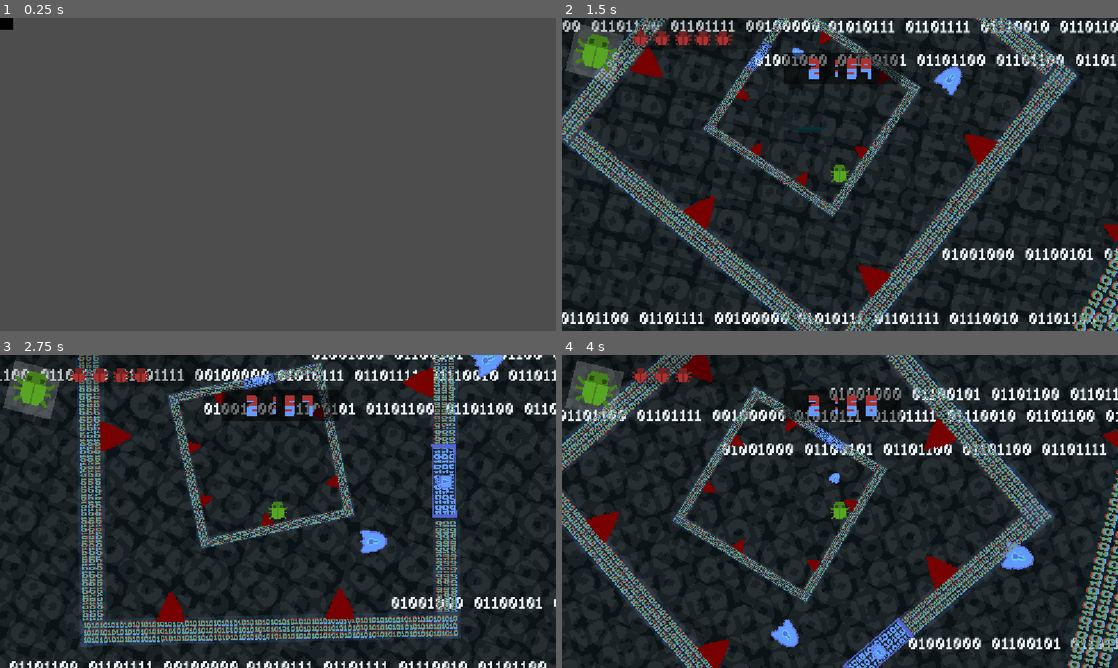
Above: before the commit, frames 1-4 (two rows, left to right).
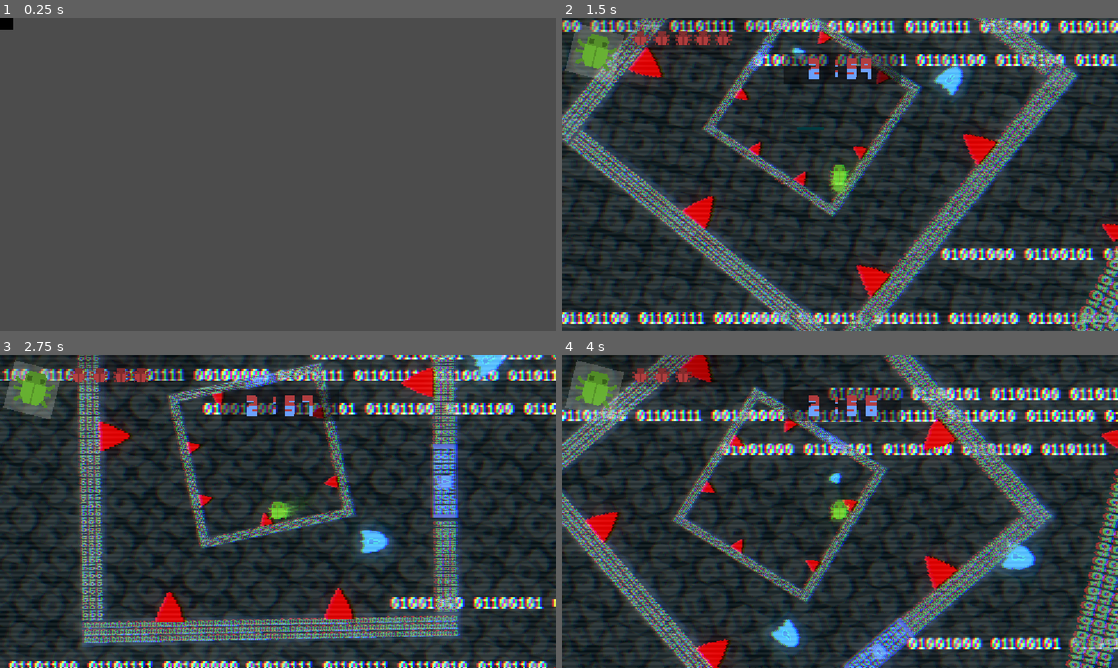
Above: after the commit, the same moments.

Repository: Noob-97/very-serious-game-jam
Game: Godot game, scene res://Scenes/Cutscene.tscn
The game is run twice, just before and just after one commit, with the same random seed, the same clock (stepped at 60 frames per second) and the same inputs. Video files are missing from this copy of the repository; at most half a second of black plays in their place.
Inputs:
- Up to frame 1 (0.25 s): no input
- Up to frame 2 (1.5 s): tap Enter at 0.5 s; hold D (RightKey) from 0.53 s (still down); tap Space (JumpKey) at 0.77 s
- Up to frame 3 (2.75 s): tap Space (JumpKey) at 1.52 s; release D (RightKey) at 2.03 s; hold A (LeftKey) from 2.03 s (still down)
- Up to frame 4 (4 s): release A (LeftKey) at 2.78 s; hold D (RightKey) from 2.78 s (still down); tap Space (JumpKey) at 3.02, 3.77 s

The runs differ from the first frame. In frame 2, 35% of the frame differs, in the area x 0-100%, y 0-100%; in frame 3, 33%; in frame 4, 36%.

Commit message:
Post-processing and player trail

Diff:
--- a/Scenes/Testing/test3.tscn
+++ b/Scenes/Testing/test3.tscn
@@ -1,5 +1,6 @@
 [gd_scene format=3 uid="uid://bx40csv71pguv"]
 
+[ext_resource type="Shader" uid="uid://cn4shcqfnt5u5" path="res://Shaders/vhs.gdshader" id="1_xurmh"]
 [ext_resource type="PackedScene" uid="uid://cofgqrrnshw5y" path="res://Scenes/player.tscn" id="2_3du0l"]
 [ext_resource type="PackedScene" uid="uid://b35yxmhicpxuj" path="res://Scenes/Testing/Wheel4.tscn" id="3_qj7nf"]
 [ext_resource type="PackedScene" uid="uid://dhwn0tdsp18wy" path="res://Scenes/Testing/Wheel3.tscn" id="3_svvfb"]
@@ -12,9 +13,21 @@
 [ext_resource type="FontFile" uid="uid://pa5nbt6pbd4k" path="res://Sprites/countdown_font.png" id="8_g4xsj"]
 [ext_resource type="Script" uid="uid://d2os1uvkvjrrr" path="res://Scenes/Testing/timer.gd" id="11_28d7y"]
 
+[sub_resource type="Environment" id="Environment_g4v7s"]
+background_mode = 3
+glow_enabled = true
+glow_bloom = 1.0
+
+[sub_resource type="ShaderMaterial" id="ShaderMaterial_xurmh"]
+shader = ExtResource("1_xurmh")
+shader_parameter/shake = 0.0
+
 [sub_resource type="WorldBoundaryShape2D" id="WorldBoundaryShape2D_g4v7s"]
 
 [node name="Test3" type="Node2D" unique_id=521406567]
+
+[node name="WorldEnvironment" type="WorldEnvironment" parent="." unique_id=239507261]
+environment = SubResource("Environment_g4v7s")
 
 [node name="wheelofdeath5" parent="." unique_id=1919556751 instance=ExtResource("6_3du0l")]
 position = Vector2(1875, 824)
@@ -53,6 +66,13 @@
 lives = [NodePath("TextureRect"), NodePath("TextureRect2"), NodePath("TextureRect3"), NodePath("TextureRect4"), NodePath("TextureRect5"), NodePath("TextureRect6"), NodePath("TextureRect7")]
 timer_text = NodePath("Label")
 timer = NodePath("../Timer")
+
+[node name="ColorRect" type="ColorRect" parent="Player" unique_id=861983837]
+material = SubResource("ShaderMaterial_xurmh")
+offset_left = -2879.9995
+offset_top = -1619.9995
+offset_right = 2880.0
+offset_bottom = 1610.0
 
 [node name="TextureRect9" type="ColorRect" parent="Player" unique_id=1904486884]
 modulate = Color(1, 1, 1, 0.23137255)
@@ -131,7 +151,7 @@
 texture_filter = 1
 offset_left = -1079.9996
 offset_top = -1509.9996
-offset_right = -574.99963
+offset_right = -574.99976
 offset_bottom = -1004.99963
 scale = Vector2(0.411594, 0.411594)
 texture = ExtResource("7_o3fh0")
--- a/Scenes/kill.tscn
+++ b/Scenes/kill.tscn
@@ -8,7 +8,7 @@
 [node name="kill" type="StaticBody2D" unique_id=1858201397]
 
 [node name="Sprite2D" type="Sprite2D" parent="." unique_id=1380825777]
-modulate = Color(1, 0, 0, 1)
+modulate = Color(1.8247963, 0, 0, 1)
 texture_filter = 1
 position = Vector2(1.9999992, -10)
 scale = Vector2(3.7333329, 3.1333334)
--- a/Scenes/player.tscn
+++ b/Scenes/player.tscn
@@ -2,6 +2,10 @@
 
 [ext_resource type="Script" uid="uid://oov74fjx6rik" path="res://Scripts/player.gd" id="1_onrkg"]
 [ext_resource type="Texture2D" uid="uid://qeoscg7do12" path="res://Sprites/sprite_0.png" id="2_onrkg"]
+
+[sub_resource type="Gradient" id="Gradient_cvnsp"]
+offsets = PackedFloat32Array(0.0042735045, 1)
+colors = PackedColorArray(1, 1, 1, 0.59607846, 0, 0, 0, 0)
 
 [sub_resource type="RectangleShape2D" id="RectangleShape2D_g4v7s"]
 size = Vector2(130, 145)
@@ -9,7 +13,21 @@
 [node name="player" type="CharacterBody2D" unique_id=1415329539]
 script = ExtResource("1_onrkg")
 
+[node name="CPUParticles2D" type="CPUParticles2D" parent="." unique_id=129428723]
+modulate = Color(2.454227, 2.454227, 2.454227, 0.6392157)
+texture_filter = 1
+position = Vector2(-6.05, 2.085)
+texture = ExtResource("2_onrkg")
+lifetime = 0.5
+particle_flag_align_y = true
+direction = Vector2(0, 0)
+gravity = Vector2(0, 0)
+scale_amount_min = 1.5
+scale_amount_max = 1.5
+color_ramp = SubResource("Gradient_cvnsp")
+
 [node name="Sprite2D" type="Sprite2D" parent="." unique_id=644688294]
+modulate = Color(1.2360035, 1.2360035, 1.2360035, 1)
 texture_filter = 1
 position = Vector2(-6.4999914, 2.4999952)
 scale = Vector2(8.433333, 8.699999)
--- a/Scenes/shield.tscn
+++ b/Scenes/shield.tscn
@@ -2,11 +2,21 @@
 
 [ext_resource type="Script" uid="uid://cefq3jykg2wcw" path="res://Scripts/shield.gd" id="1_0vxx4"]
 [ext_resource type="Texture2D" uid="uid://d0h1l0c77tr6i" path="res://Sprites/sprite_2.png" id="2_4re53"]
+[ext_resource type="Shader" uid="uid://8th7krad7oy7" path="res://Shaders/bloom.gdshader" id="2_kxn5r"]
 [ext_resource type="Texture2D" uid="uid://ddv1r10o7pslh" path="res://Sprites/hurtshield0 (1).png" id="3_tgr6k"]
 [ext_resource type="Texture2D" uid="uid://bsq5bcisjresc" path="res://Sprites/hurtshield0 (2).png" id="4_xc41h"]
 
 [sub_resource type="CircleShape2D" id="CircleShape2D_g4v7s"]
 radius = 7.6739097
+
+[sub_resource type="ShaderMaterial" id="ShaderMaterial_d18dt"]
+shader = ExtResource("2_kxn5r")
+shader_parameter/color1 = Color(0, 0, 0, 1)
+shader_parameter/color2 = Color(0, 0, 0, 1)
+shader_parameter/threshold = 1.62
+shader_parameter/intensity = 3.725
+shader_parameter/opacity = 0.185
+shader_parameter/glow_color = Color(2.4065375e-08, 0.37714064, 0.377329, 1)
 
 [node name="shield" type="StaticBody2D" unique_id=760688946]
 scale = Vector2(3, 3)
@@ -17,14 +27,17 @@
 
 [node name="3" type="Sprite2D" parent="." unique_id=1011403556]
 texture_filter = 1
+material = SubResource("ShaderMaterial_d18dt")
 texture = ExtResource("2_4re53")
 
 [node name="2" type="Sprite2D" parent="." unique_id=970771905]
 visible = false
 texture_filter = 1
+material = SubResource("ShaderMaterial_d18dt")
 texture = ExtResource("3_tgr6k")
 
 [node name="1" type="Sprite2D" parent="." unique_id=1175771930]
 visible = false
 texture_filter = 1
+material = SubResource("ShaderMaterial_d18dt")
 texture = ExtResource("4_xc41h")
--- /dev/null
+++ b/Shaders/bloom.gdshader
@@ -0,0 +1,34 @@
+shader_type canvas_item;
+
+uniform vec4 color1 : source_color;
+uniform vec4 color2 : source_color;
+uniform float threshold;
+uniform float intensity;
+uniform float opacity;
+uniform vec4 glow_color : source_color;
+
+void fragment() {
+	// Get the pixel color from the texture
+	vec4 pixel_color = texture(TEXTURE, UV);
+
+	// Calculate the distance between the pixel color and the first source color
+	float distance = length(pixel_color - color1);
+
+	// Calculate the distance between the pixel color and the second source color
+	float distance_second = length(pixel_color - color2);
+
+	// Create a new variable to store the modified glow color
+	vec4 modified_glow_color = glow_color;
+
+	// Set the alpha value of the modified glow color to the specified opacity
+	modified_glow_color.a = opacity;
+
+	// If the distance to either source color is below the threshold, set the output color to a blend of the pixel color and the modified glow color
+	if (distance < threshold || distance_second < threshold) {
+		COLOR = mix(pixel_color, modified_glow_color * intensity, modified_glow_color.a);
+	}
+	// Otherwise, set the output color to the pixel color
+	else {
+		COLOR = pixel_color;
+	}
+}
--- /dev/null
+++ b/Shaders/vhs.gdshader
@@ -0,0 +1,23 @@
+shader_type canvas_item;
+
+uniform sampler2D SCREEN_TEXTURE : hint_screen_texture, filter_linear_mipmap;
+uniform float shake : hint_range(0.0, 1.0) = 0.1;
+
+float rand(vec2 co) {
+    return fract(sin(dot(co.xy ,vec2(12.9898,78.233))) * 43758.5453);
+}
+
+void fragment() {
+    vec2 uv = SCREEN_UV;
+
+    if (rand(vec2(TIME, 0.0)) < shake) {
+        uv.x += rand(vec2(TIME, uv.y)) * 0.01;
+    }
+
+    float r = texture(SCREEN_TEXTURE, uv + vec2(0.003, 0.0)).r;
+    float g = texture(SCREEN_TEXTURE, uv).g;
+    float b = texture(SCREEN_TEXTURE, uv - vec2(0.003, 0.0)).b;
+
+    float scanline = sin(uv.y * 400.0) * 0.04;
+    COLOR = vec4(r - scanline, g - scanline, b - scanline, 1.0);
+}
--- a/project.godot
+++ b/project.godot
@@ -59,3 +59,4 @@
 rendering_device/driver.windows="d3d12"
 renderer/rendering_method="gl_compatibility"
 renderer/rendering_method.mobile="gl_compatibility"
+viewport/hdr_2d=true
Not shown, added: Shaders/bloom.gdshader.uid
Not shown, added: Shaders/vhs.gdshader.uid
